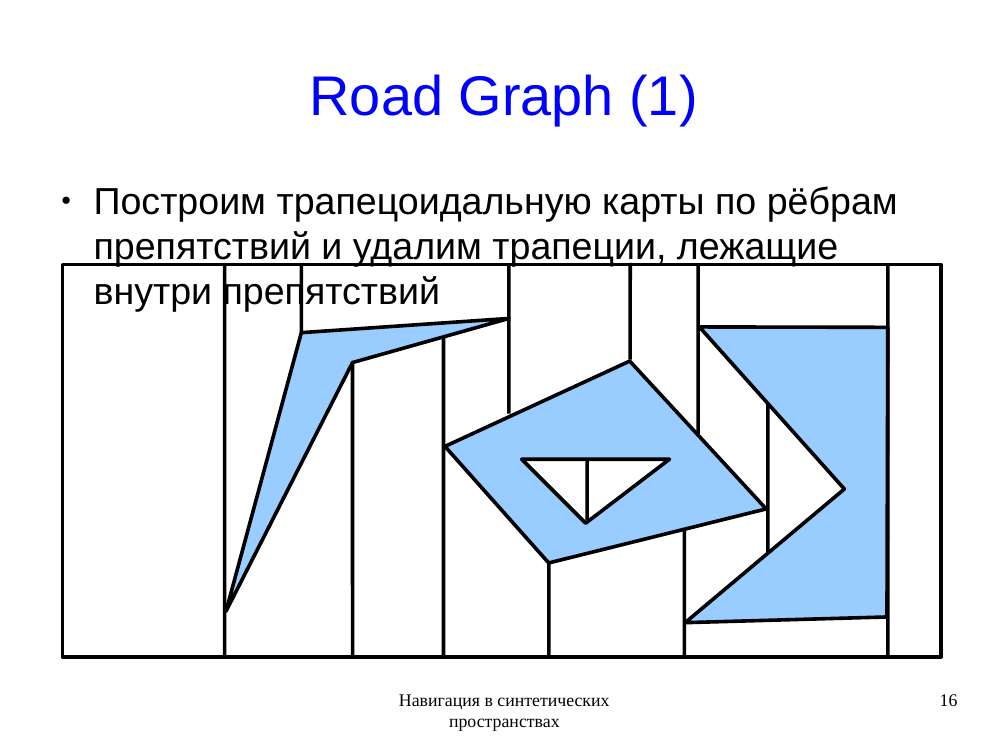
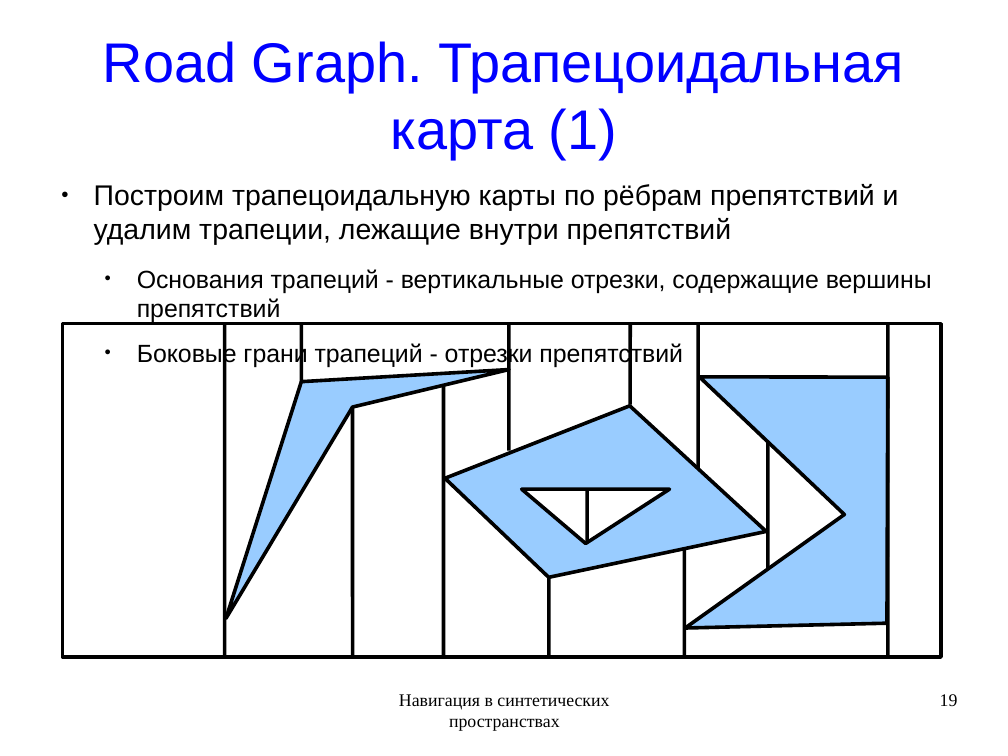
Before and after one commit to rutsky/semester09, a slide deck: slide 19 of Artificial_intelligence/Navigation_in_synthetic_space/50572_Rutsky_Navigation_in_synthetic_space.odp (slide 16 before the commit). Drawn at 1008x756 pixels with LibreOffice and Linux fonts; fonts in the diff are those of the drawing. Boxes give left, top, right and bottom in pixels: in the first picture for what was removed or moved away, otherwise in the second. Text is boxed around its words. In the diff, an @@ line names an element or a change of style, - is before the commit and + after.

```diff
--- a/Artificial_intelligence/Navigation_in_synthetic_space/50572_Rutsky_Navigation_in_synthetic_space.odp
+++ b/Artificial_intelligence/Navigation_in_synthetic_space/50572_Rutsky_Navigation_in_synthetic_space.odp
@@ title at bbox=[103, 41, 903, 159]: text changed @@
-Road Graph (1)
+Road Graph. Трапецоидальная карта (1)
@@ text at bbox=[94, 184, 899, 245]: size 29.6 to 22.4 pt in "Построим трапецоидальную карты по рёбрам препятствий и ..." @@
@@ text at bbox=[137, 269, 932, 368]: paragraphs added @@
+  ● Основания трапеций - вертикальные отрезки, содержащие вершины препятствий
+  ● Боковые грани трапеций - отрезки препятствий
@@ freeform shape: place and size @@
-freeform shape at bbox=[62, 264, 941, 657]
+freeform shape at bbox=[62, 324, 941, 657]
@@ line moved from (225, 657) - (225, 264) to (225, 658) - (225, 324) @@
@@ line moved from (302, 333) - (302, 264) to (302, 381) - (302, 324) @@
@@ line moved from (509, 266) - (509, 413) to (509, 325) - (509, 451) @@
@@ line moved from (630, 359) - (630, 263) to (630, 405) - (630, 323) @@
@@ line moved from (699, 263) - (699, 434) to (699, 323) - (699, 468) @@
@@ line moved from (888, 659) - (888, 265) to (888, 659) - (888, 325) @@
@@ freeform shape: place and size @@
-freeform shape at bbox=[226, 318, 509, 611]
+freeform shape at bbox=[226, 370, 509, 618]
@@ line moved from (444, 337) - (444, 656) to (444, 385) - (444, 656) @@
@@ freeform shape: place and size @@
-freeform shape at bbox=[685, 327, 888, 623]
+freeform shape at bbox=[685, 377, 888, 628]
@@ line moved from (353, 362) - (353, 659) to (353, 407) - (353, 659) @@
@@ freeform shape: place and size @@
-freeform shape at bbox=[445, 361, 767, 563]
+freeform shape at bbox=[445, 406, 767, 578]
@@ line moved from (768, 553) - (768, 403) to (768, 569) - (768, 442) @@
@@ freeform shape: place and size @@
-freeform shape at bbox=[522, 459, 670, 523]
+freeform shape at bbox=[522, 489, 670, 543]
@@ line moved from (587, 520) - (587, 459) to (587, 542) - (587, 489) @@
@@ line moved from (685, 656) - (685, 529) to (685, 657) - (685, 548) @@
@@ line moved from (549, 563) - (549, 657) to (549, 577) - (549, 658) @@
@@ page number at bbox=[940, 694, 958, 706]: text changed @@
-16
+19
```
Also in this commit, not shown: 19 other slides changed, 4 slides added.
